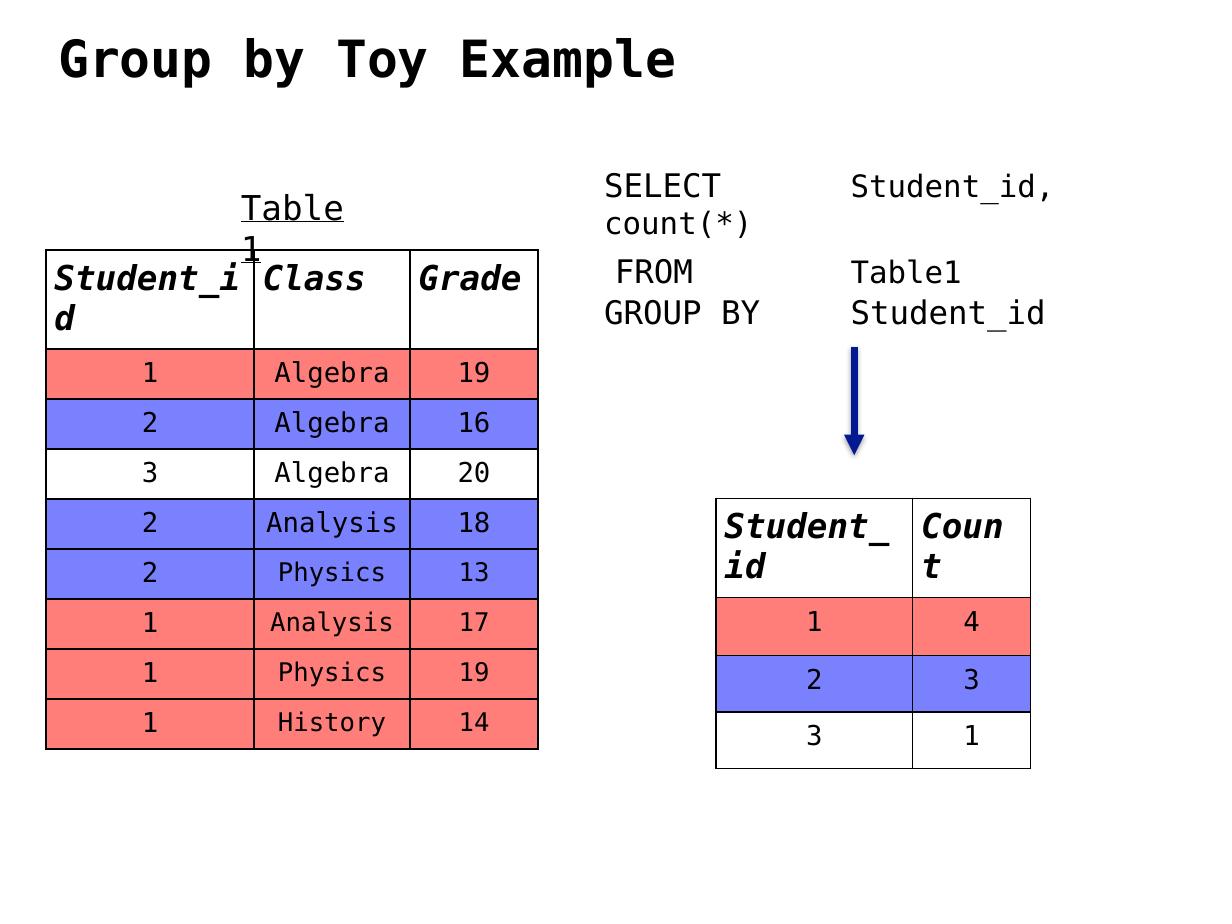
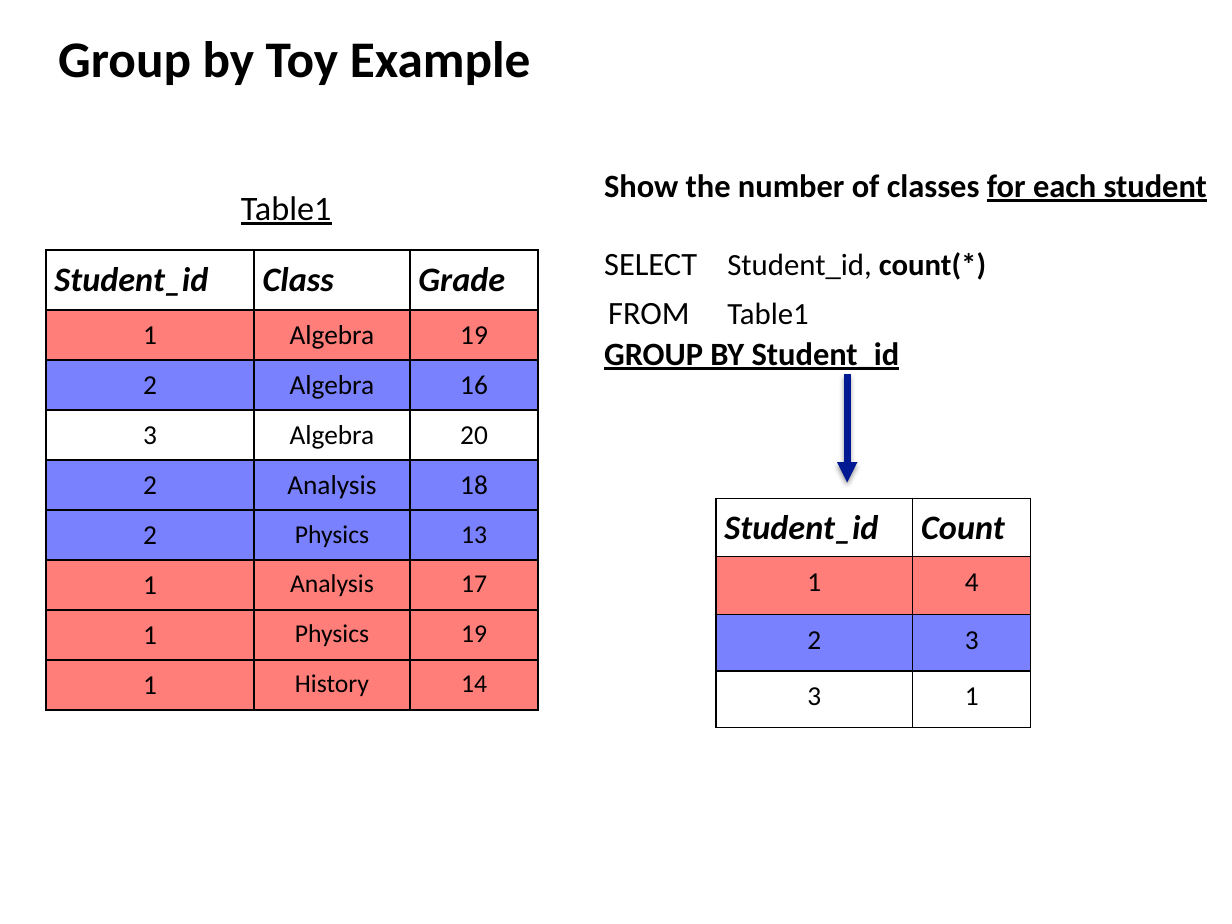
Before and after one commit to ipeirotis/introduction-to-databases, a slide deck: slide 6 of session5/D-SQL_Aggregation_Queries.pptx. Drawn at 1232x924 pixels with LibreOffice and Linux fonts; fonts in the diff are those of the drawing. Boxes give left, top, right and bottom in pixels: in the first picture for what was removed or moved away, otherwise in the second. Text is boxed around its words. In the diff, an @@ line names an element or a change of style, - is before the commit and + after.

```diff
--- a/session5/D-SQL_Aggregation_Queries.pptx
+++ b/session5/D-SQL_Aggregation_Queries.pptx
@@ text "Group by Toy Example" at [58,41,531,85]: font DejaVu Sans Mono to Calibri @@
@@ text at [604,174,1207,202]: paragraph added @@
+Show the number of classes for each student
@@ text "Table1" at [241,196,332,225]: font DejaVu Sans Mono to Calibri @@
@@ table at [46,250,537,710] @@
@@ font DejaVu Sans Mono to Calibri @@
@@ text at [604,252,986,370]: font DejaVu Sans Mono to Calibri in "SELECT Student_id, count(*)", "FROM Table1", "GROUP BY Student_id"; bold on in "count(*)", "GROUP BY Student_id"; underline on in "GROUP BY Student_id" @@
@@ arrow moved from (854, 346) - (854, 455) to (848, 375) - (848, 483) @@
@@ table at [716,498,1031,727] @@
@@ font DejaVu Sans Mono to Calibri @@
```
Also in this commit, not shown: 20 other slides changed, 1 slide removed.
